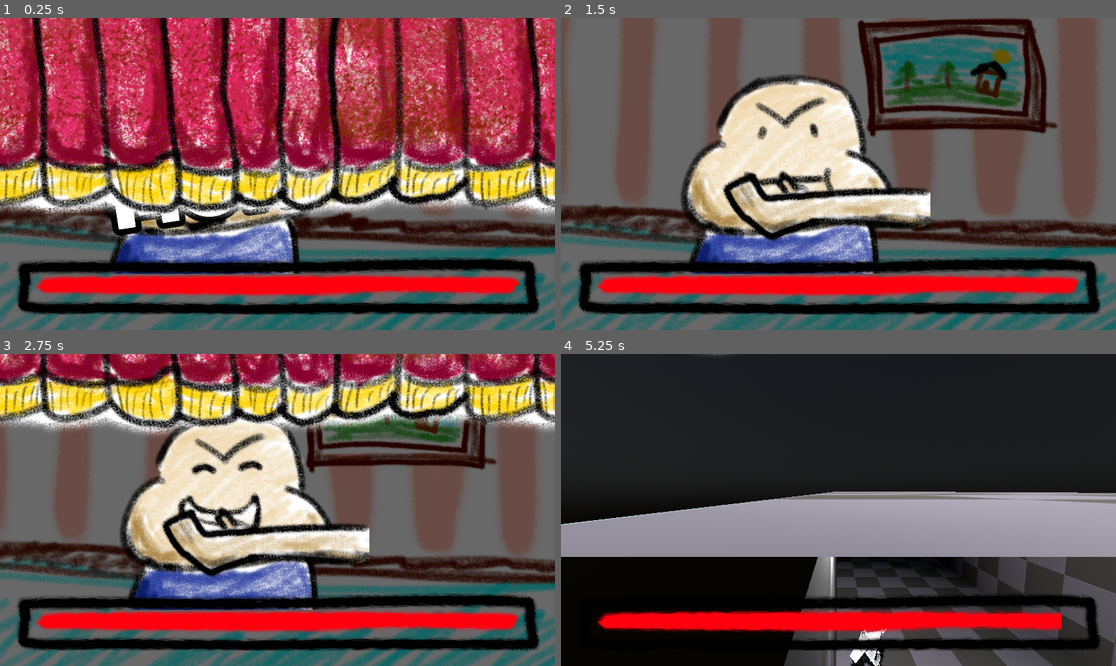
Above: before the commit, frames 1-4 (two rows, left to right).
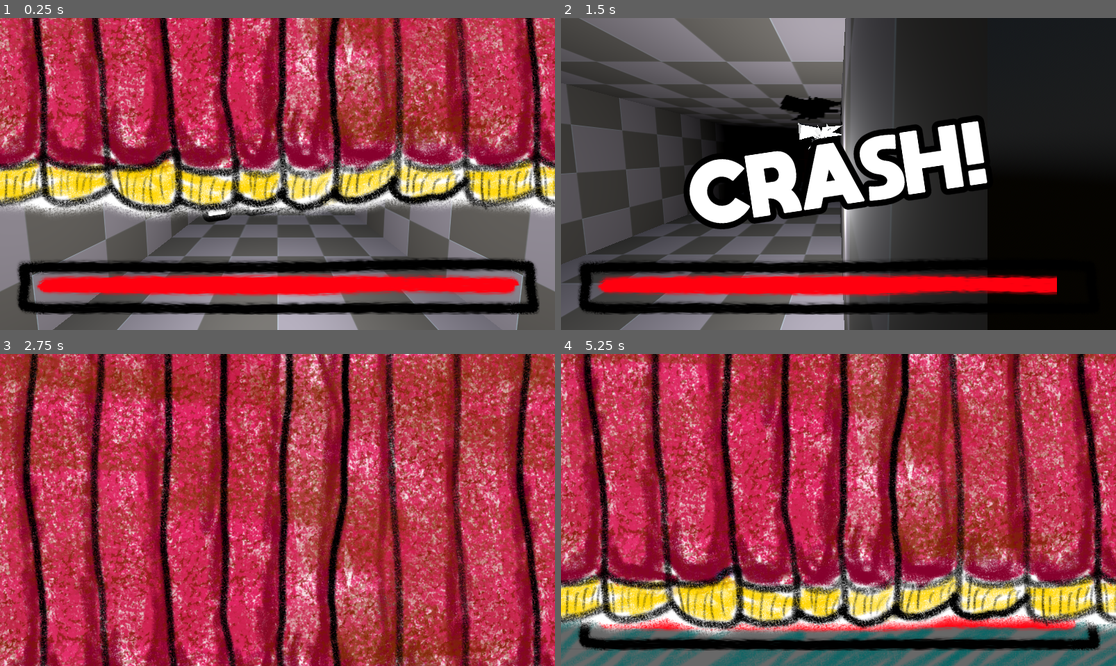
Above: after the commit, the same moments.

Repository: hellocld/ggj_2024
Game: Godot game, scene res://src/main/main.tscn
The game is run twice, just before and just after one commit, with the same random seed, the same clock (stepped at 60 frames per second) and the same inputs.
Inputs:
- Up to frame 1 (0.25 s): no input
- Up to frame 2 (1.5 s): hold Right (move_right) 0.53-1.28 s; tap Space (interact) at 0.6, 1.35 s; hold Down (move_down) from 1.28 s (still down)
- Up to frame 3 (2.75 s): release Down (move_down) at 2.03 s; hold Right (move_right) from 2.03 s (still down); tap Space (interact) at 2.1 s
- Up to frame 4 (5.25 s): release Right (move_right) at 2.78 s; hold Up (move_up) 2.78-3.53 s; tap Space (interact) every 0.75 s from 2.85 to 5.1 s; hold Left (move_left) 3.53-5.03 s; hold Down (move_down) from 5.03 s (still down)

The runs differ from the first frame. In frame 1, 23% of the frame differs, in the area x 0-100%, y 41-100%; in frame 2, 80%; in frame 3, 99%, in the area x 0-100%, y 0-100%; in frame 4, 95%.

Commit message:
Improved game shuffling

Diff:
--- a/src/main/main.gd
+++ b/src/main/main.gd
@@ -4,7 +4,7 @@
 @export var minigames:Array[PackedScene]
 @export var max_lives:int = 3
 
-var _current_game:PackedScene
+var _current_game_idx:int
 
 var _lives = max_lives
 
@@ -27,7 +27,6 @@
 func _launch_game(game:PackedScene) -> void:
 	var new_game = game.instantiate()
 	minigame_root.add_child(new_game)
-	_current_game = game
 	EventBus.open_curtain.emit()
 
 
@@ -52,7 +51,12 @@
 
 
 func _get_next_random_game() -> void:
-	_launch_game(minigames[randi_range(0, minigames.size() - 1)])
+	var new_game_idx = randi_range(0, minigames.size() - 1)
+	if _current_game_idx == new_game_idx:
+		_get_next_random_game()
+	else:
+		_current_game_idx = new_game_idx
+		_launch_game(minigames[new_game_idx])
 
 
 func _on_game_over() -> void:
